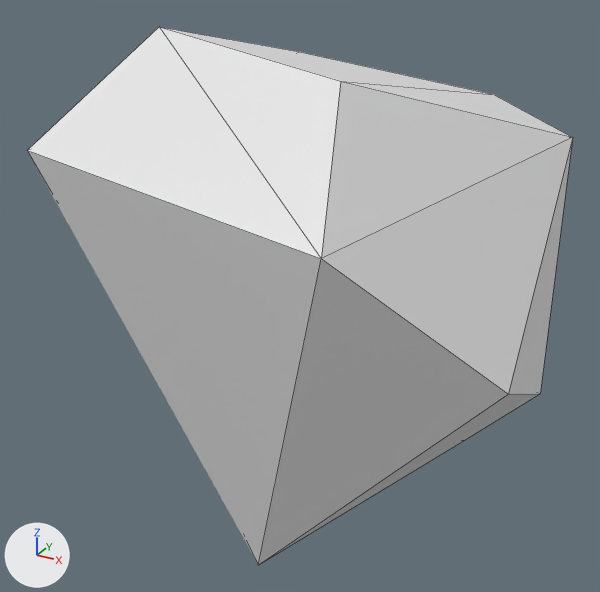
Renders of the FBX model Mini-Mages/Assets/Artists/Precious/Models/Small stone.fbx from each side of a commit.
Both versions are drawn from a camera (50 mm lens) standing at (2.1281, 0.3158, 0.2828) and looking at (1.9344, 0.668, 0.1067). Arrows for +X, +Y and +Z are at lower left; the lights stay in place. The picture after the commit comes second. Mesh edges are drawn as thin lines. Where no turn or scale is listed for an object, it has been applied to the vertices.
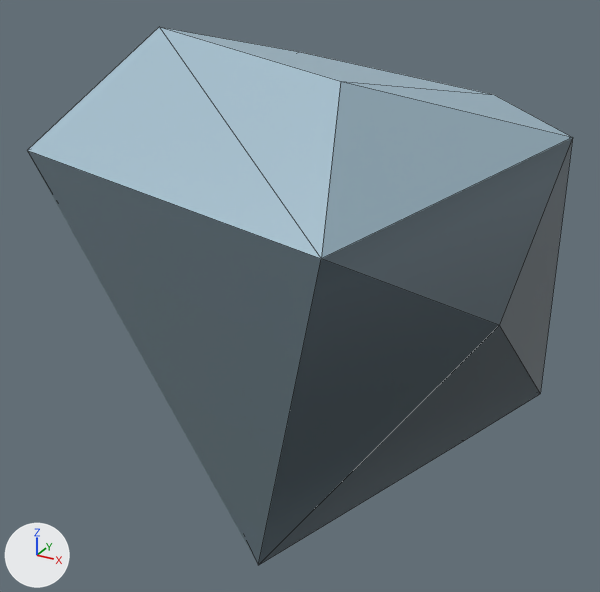
The newer file is also turned or shifted as a whole; pictures and numbers use the older file's frame.

Edits to the bpy script that builds the scene:
```text
Add img_buitenwall_defaultmaterial_basemap_png:
    img_buitenwall_defaultmaterial_basemap_png = load_image('buitenwall_DefaultMaterial_BaseMap.png', '../../Femke/materials/buiten muur/buitenwall_DefaultMaterial_BaseMap.png', 2048, 2048, 'sRGB')
Add mat_material_002:
    mat_material_002 = principled_material('Material.002')
    mat_material_002.texture = img_buitenwall_defaultmaterial_basemap_png
Change me_cube_003:
    used by ob_cube_002; location = (1.917, 0.6437, 0.1326)
    remove me_cube_003.from_pydata(...)  # 15 vertices, 20 faces; spans x -0.11..0.142, y -0.084..0.145, z -0.132..0.108
    add me_cube_003.from_pydata(...)  # 15 vertices, 20 faces; spans x -0.11..0.131, y -0.084..0.145, z -0.132..0.108
    me_cube_003 part 1
    me_cube_003.vertices[10].co: (0.142, -0.024, -0.025) -> (0.131, -0.004, -0.005)  # pixel (508, 394) -> pixel (499, 325)
    me_cube_003 part 2: texture (UV) coordinates of 20 of 20 faces, centred in x -0.08..0.133, y -0.056..0.132, z -0.126..0.089, changed; they spanned u 0.2..0.86, v 0.13..1.02 and now span u 0.05..0.61, v 0.54..0.92
    add me_cube_003.materials.append(mat_material_002)  # picture img_buitenwall_defaultmaterial_basemap_png
```

Where the change shows, as pixel boxes [x1, y1, x2, y2] in the pictures (600 x 592 px; the box of a moved part takes in the faces that stretch with it):
'Cube.002', recoloured, reshaped, surface changed (white to blue): [27, 27, 573, 565] in both
part 1 of me_cube_003, moved or reshaped: [259, 138, 573, 564] in both
part 2 of me_cube_003, surface changed (white to blue): [27, 27, 573, 565] in both
